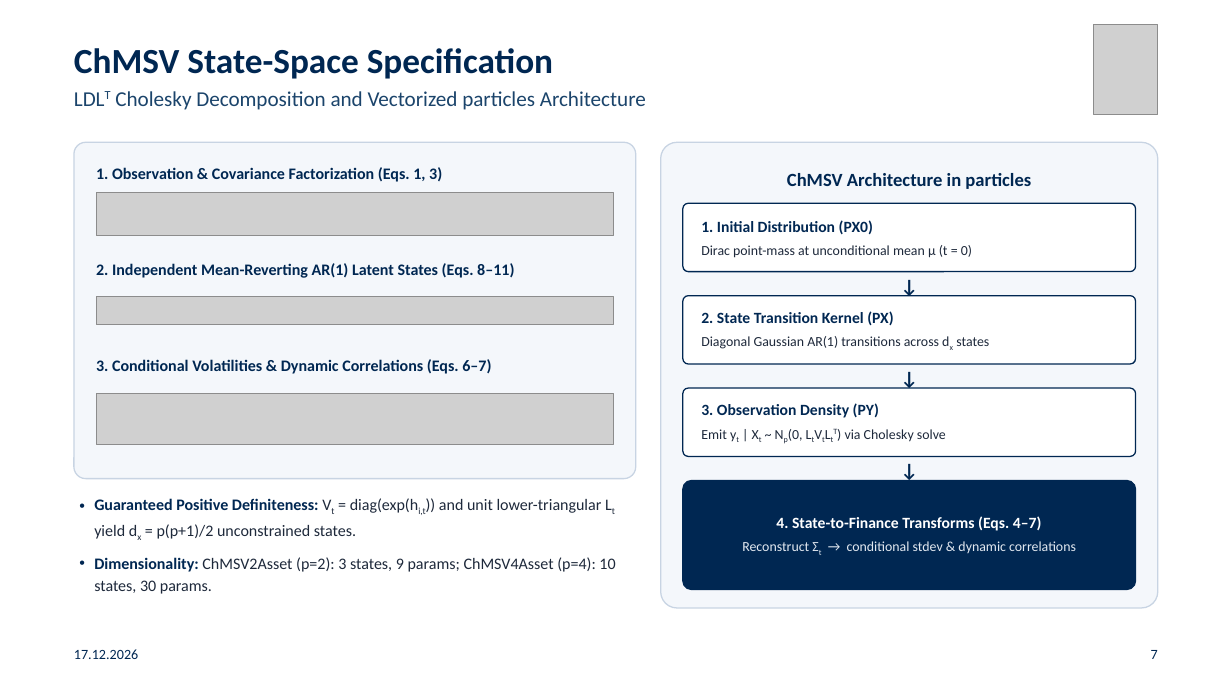
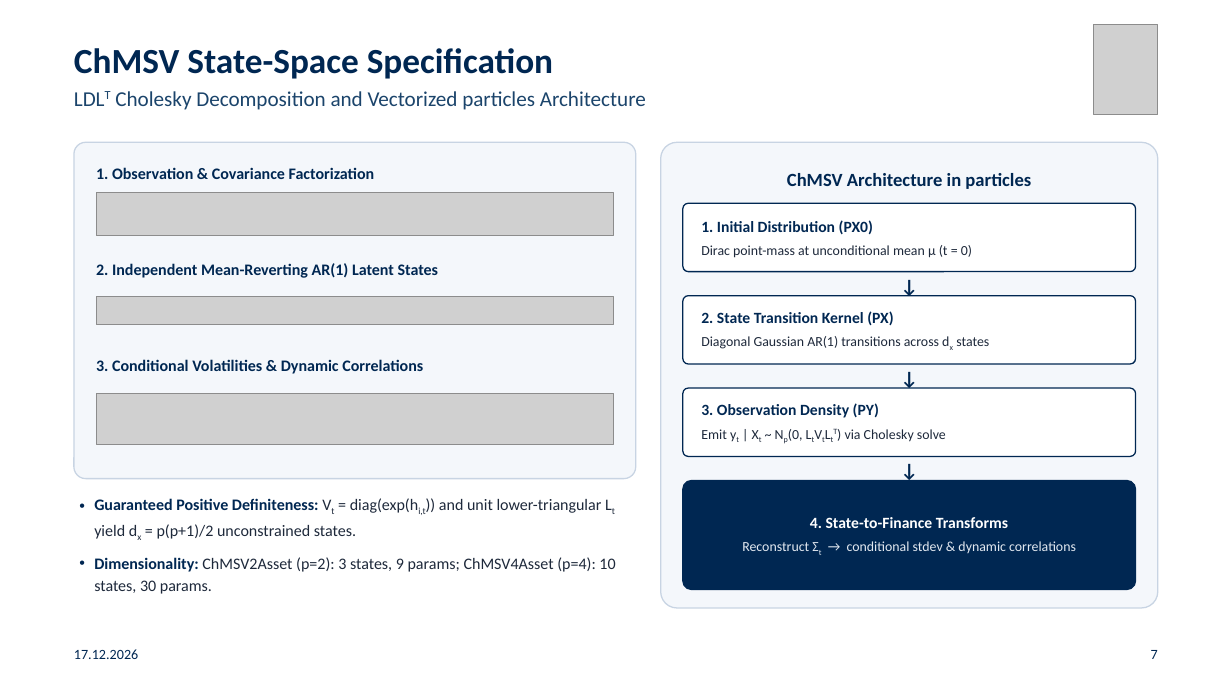
Before and after one commit to gabegagster/smc-stochastic-volatility, a slide deck: slide 7 of presentation/smc_chmsv_ensae_presentation.pptx. Drawn at 1232x693 pixels with LibreOffice and Linux fonts; fonts in the diff are those of the drawing; grey boxes stand for pictures. Boxes give left, top, right and bottom in pixels: in the first picture for what was removed or moved away, otherwise in the second. Text is boxed around its words. In the diff, an @@ line names an element or a change of style, - is before the commit and + after.

```diff
--- a/presentation/smc_chmsv_ensae_presentation.pptx
+++ b/presentation/smc_chmsv_ensae_presentation.pptx
@@ text at (96, 167, 375, 179): text changed @@
-1. Observation & Covariance Factorization (Eqs. 1, 3)
+1. Observation & Covariance Factorization
@@ text at (96, 263, 439, 278): text changed @@
-2. Independent Mean-Reverting AR(1) Latent States (Eqs. 8–11)
+2. Independent Mean-Reverting AR(1) Latent States
@@ text at (96, 359, 423, 374): text changed @@
-3. Conditional Volatilities & Dynamic Correlations (Eqs. 6–7)
+3. Conditional Volatilities & Dynamic Correlations
@@ text at (810, 517, 1008, 528): text changed @@
-4. State-to-Finance Transforms (Eqs. 4–7)
+4. State-to-Finance Transforms
```
Also in this commit, not shown: 4 other slides changed, 9 other files.
